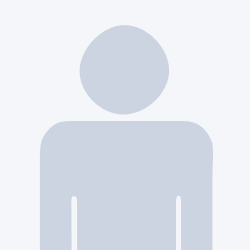
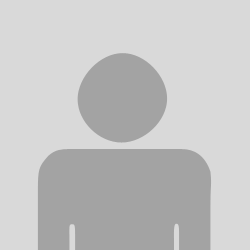
Before/after of a 250 × 250 layered artwork. What changed in the layer stack:
painted on "Shape 1" over <box>37,25,214,250</box>
hid "Layer 1", opacity 40% → 30%, painted on it over <box>0,0,250,250</box>
added layer "Layer 2" (15%) over <box>0,0,250,250</box>
